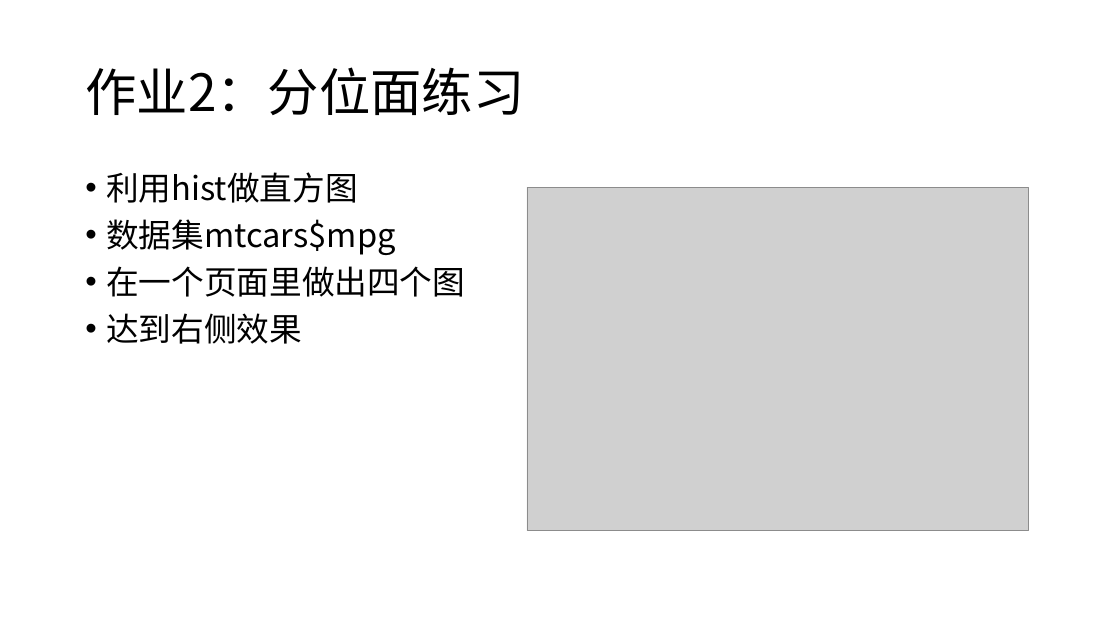
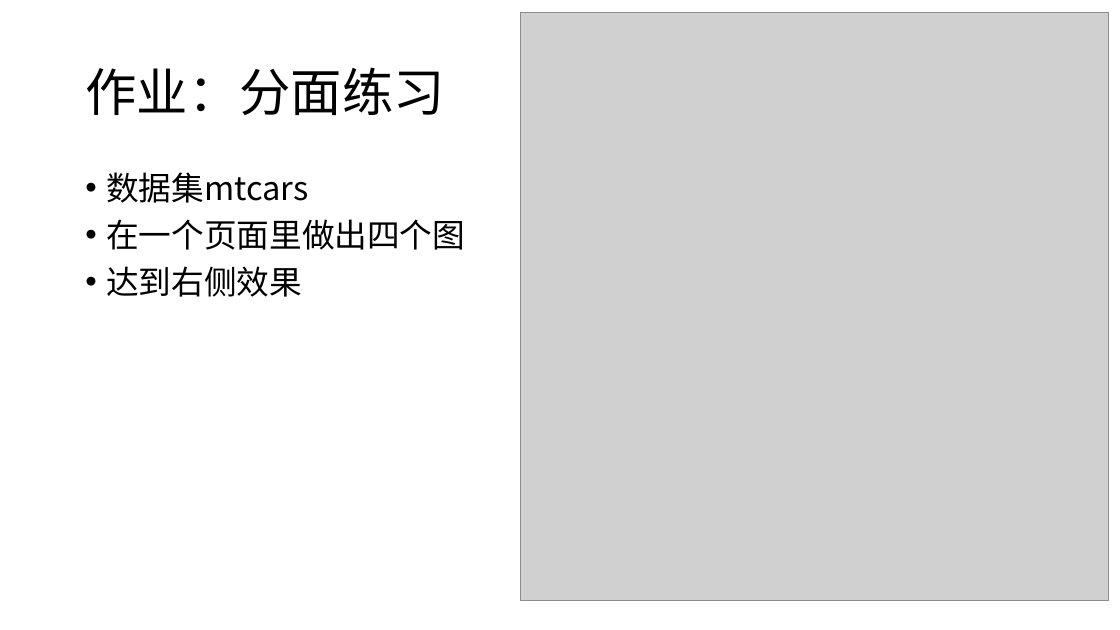
Before and after one commit to exoplanetX/DataAnalytics, a slide deck: slide 2 of 作业5-数据可视化.pptx (slide 3 before the commit). Drawn at 1120x630 pixels with LibreOffice and Linux fonts; fonts in the diff are those of the drawing; grey boxes stand for pictures. Boxes give left, top, right and bottom in pixels: in the first picture for what was removed or moved away, otherwise in the second. Text is boxed around its words. In the diff, an @@ line names an element or a change of style, - is before the commit and + after.

```diff
--- a/作业5-数据可视化.pptx
+++ b/作业5-数据可视化.pptx
@@ picture added at (520, 13, 1108, 601) @@
@@ title at (85, 67, 444, 115): text changed @@
-作业2：分位面练习
+作业：分面练习
@@ text at (106, 172, 308, 203): text changed @@
-• 利用hist做直方图
-• 数据集mtcars$mpg
+• 数据集mtcars
@@ picture removed at (527, 187, 1028, 531) @@
```
Also in this commit, not shown: 1 other slide changed.
